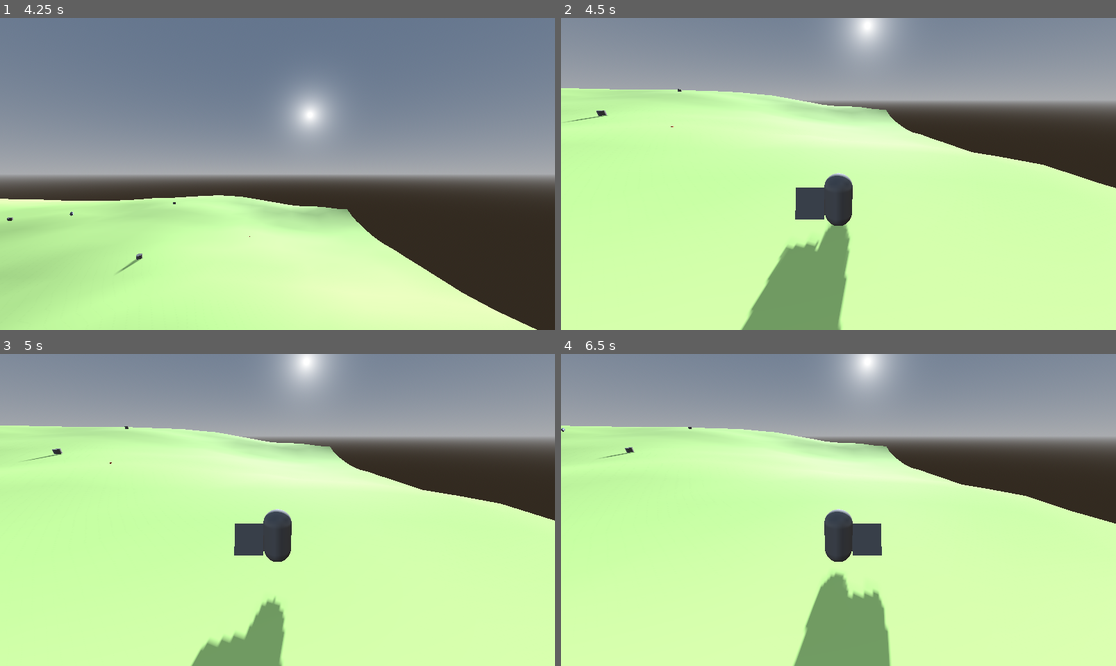
Above: before the commit, frames 1-4 (two rows, left to right).
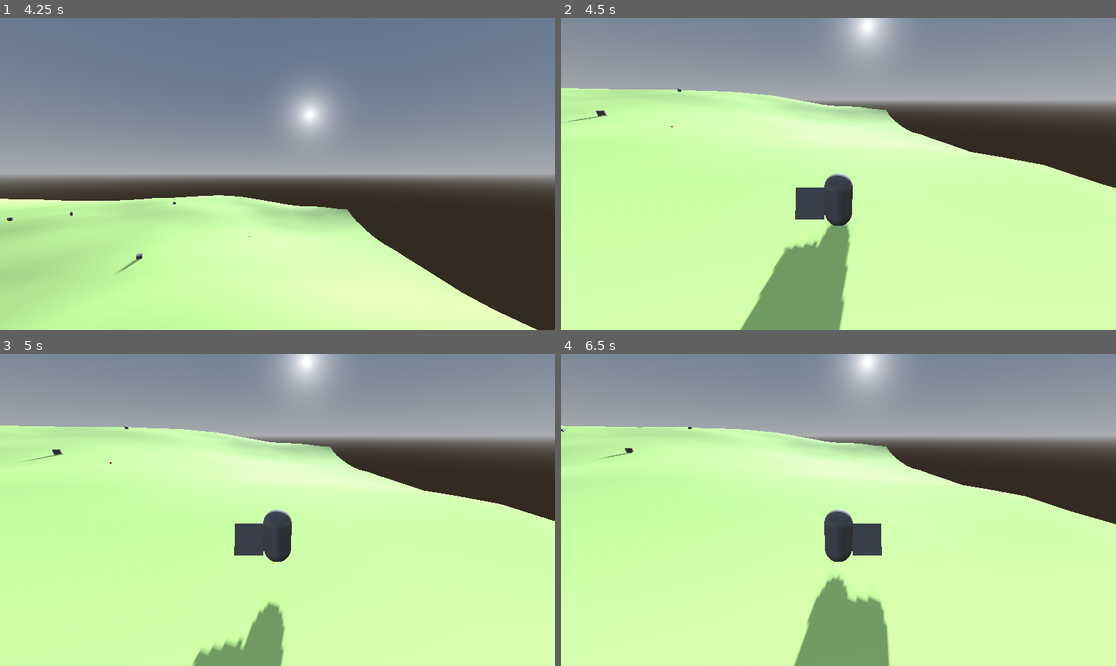
Above: after the commit, the same moments.

Repository: 6ixpoolgames/ProjectVibe
Game: Godot game, scene res://root.tscn
The game is run twice, just before and just after one commit, with the same random seed, the same clock (stepped at 60 frames per second) and the same inputs.
Inputs (mouse positions are in pixels of both pictures, inside the frame that each line leads up to):
- Up to frame 1 (4.25 s): tap Enter at 0.5, 2.75 s; move the mouse to (399, 158) at 0.52 s; hold D (move_right) 0.53-1.28 s; click (399, 158) at 0.6 s; tap Space (move_jump) at 0.77, 1.52, 2, 3.02, 3.5, 3.77 s; move the mouse to (166, 189) at 1.27 s; hold S (move_backward) 1.28-2.03 s; tap Middle mouse button (middleMouse_button) at 1.35 s; move the mouse to (333, 105) at 2.02 s; hold D (move_right) 2.03-2.78 s; hold Shift (move_sprint) 2.03-2.78 s; move the mouse to (249, 236) at 2.77 s; hold W (move_forward) 2.78-3.53 s; tap Mouse wheel down (scrollWheel_down) at 2.85 s; move the mouse to (444, 220) at 3.52 s; hold A (move_left) from 3.53 s (still down); tap Mouse wheel up (scrollWheel_up) at 3.6 s
- Up to frame 2 (4.5 s): keep holding A (move_left); tap Enter at 4.25 s; move the mouse to (672, 127) at 4.27 s; tap Q at 4.35 s
- Up to frame 3 (5 s): keep holding A (move_left); tap Space (move_jump) at 4.52 s
- Up to frame 4 (6.5 s): move the mouse to (866, 510) at 5.02 s; release A (move_left) at 5.03 s; hold S (move_backward) 5.03-5.78 s; click (866, 510) at 5.1 s; move the mouse to (755, 432) at 5.77 s; hold D (move_right) from 5.78 s (still down); tap Middle mouse button (middleMouse_button) at 5.85 s; tap Space (move_jump) at 6.02 s

Frame 1 is identical in both runs. In frame 2, 0.3% of the frame differs, in the area x 6-100%, y 22-100%; in frame 3, 0.5%, in the area x 3-100%, y 22-100%; in frame 4, 0.4%.

Commit message:
added unstuck functionality to the pawn. Some unfinished (but functional) signal stuff for collision in the pawn as well

Diff:
--- a/assets/scripts/CharacterPawn3D.gd
+++ b/assets/scripts/CharacterPawn3D.gd
@@ -19,6 +19,9 @@
 
 
 #model rotation variables
+@onready var currentYaw: float = self.rotation.y
+@onready var currentPitch: float = self.rotation.x
+@onready var currentTilt: float = self.rotation.z
 var targetYaw: float = 0
 var targetPitch: float = 0
 var targetTilt: float = 0
@@ -26,18 +29,26 @@
 var lastInputRotationPitch: float = targetPitch
 var lastInputRotationTilt: float = targetTilt
 
+var isReadyTrigger = false
 var activeCamera: Camera3D
 func _ready():
 	activeCamera = get_viewport().get_camera_3d()
 	activeCamera.connect("possession_event", _on_possession_event)
-	print(activeCamera)
+	var terrainCollision = $"../NavigationRegion3D/ProcGenTile/TerrainMesh"
+	terrainCollision.connect("terrain_collision_generated", _on_terrain_col_gen)
+	print("cam: ",activeCamera,"tC: ", terrainCollision)
+
 
 func _physics_process(delta: float) -> void:
+	#if isReadyTrigger == true:
+
 	printFuncRationalizer(90)
 	yaw_to_facing(delta)
 	apply_gravity(delta)
 	move_in_direction(moveDirection, delta)
 	move_and_slide()
+	is_stuck(delta)
+	unstucker()
 
 
 ## apply velocity for movement in a target direction of vector3.
@@ -73,7 +84,8 @@
 
 ##apply gravity every tick, with coyote time code. Possibly refactor this
 func apply_gravity(delta:float):
-	velocity.y -= gravity * gravity_multiplier * delta
+	if not is_on_floor():
+		velocity.y -= gravity * gravity_multiplier * delta
 
 ##gets a reference to the pawn's springArm3D. If null for some reason, returns a reference to self
 func get_camera_attachment_point():
@@ -86,7 +98,7 @@
 
 ##rotates character model to target facing with yaw
 func yaw_to_facing(delta: float)->void:
-	var currRot = CharacterModel.rotation.y
+	var currRot = currentYaw
 	lastInputRotationYaw = currRot
 	#target is movement direction if commanded, else is last input
 	if isCommandedMovement:
@@ -97,6 +109,7 @@
 	var dist = abs(wrapf(targetYaw - currRot, -PI, PI)) #wrap around angles
 	var wt = clamp((deg_to_rad(turn_speed_yaw) * delta) / dist, 0.0, 1.0) if dist > 0.001 else 1.0 # if statement to stop turn locking
 	#apply rotation
+	currentYaw = lerp_angle(currRot, targetYaw, wt)
 	CharacterModel.rotation.y = lerp_angle(currRot, targetYaw, wt)
 
 
@@ -120,7 +133,7 @@
 			for sub2Child in sub2Children.size():
 				if sub2Children[sub2Child] == activeCamera:
 					isPossessed = true
-	print("signal recieved ", isPossessed)
+	print("posses signal recieved ", isPossessed)
 
 
 var printTimer: int = -1
@@ -134,3 +147,50 @@
 	else:
 		printTimer = printTime
 		goPrint = true
+
+var terColRef: CollisionShape3D
+func _on_terrain_col_gen(terCol):
+	terColRef = terCol
+	print("TCG signal recieved", terCol)
+	return terCol
+
+
+@onready var lastPos = global_position
+var stuckTimer:float = 1.2 #seconds stuck before being considered stuck
+var stuckTime = stuckTimer
+var isStuck = false
+##function to check if pawn has not moved despite being issued a movement command
+func is_stuck(delta)->void:
+	if isCommandedMovement:
+		stuckTime -= delta
+	else:
+		stuckTime = stuckTimer
+	if lastPos == global_position and isCommandedMovement and stuckTime <=0 and not is_on_floor():
+		isStuck = true
+		print("stuck!")
+	else:
+		lastPos = global_position
+		isStuck = false
+
+func unstucker()->void:
+	if isStuck:
+		for col in get_slide_collision_count() -1:
+			if not get_slide_collision(col) == terColRef:
+				var collision = get_slide_collision(col)
+				var normal = collision.get_normal()
+		# Nudge slightly away from the collision
+				position += normal * 0.01  # Small push to unstick
+				print("nudge ", collision)
+	"""
+	var horizontalVelocity = Vector2(velocity.x, velocity.z)
+	if horizontalVelocity.length() > 0 and get_slide_collision_count() > 0 and isCommandedMovement:
+		for col in get_slide_collision_count() -1:
+			if not get_slide_collision(col) == terColRef:
+				var collision = get_slide_collision(col)
+				var normal = collision.get_normal()
+		# Nudge slightly away from the collision
+				position += normal * 0.01  # Small push to unstick
+				print("nudge ", normal)
+		move_and_slide()  # Retry movement
+		#print("unstuck! [vel =",velocity,"]")
+	"""
--- a/assets/scripts/PlayerMovementController.gd
+++ b/assets/scripts/PlayerMovementController.gd
@@ -59,6 +59,7 @@
 	#print("canJump?: ", canJump, " cTmr: ", coyoteTimer, " jTmr: ", jumpTimer)
 	if Input.is_action_just_pressed("move_jump") and canJump:
 		velocity.y += jump_velocity
+
 		coyoteTimer = 0
 		jumpTimer = jump_cooldown
 		print("jump!")
@@ -75,8 +76,8 @@
 	if isPossessed and isCommandedMovement:
 		var cameraYawRotRads = springArmRef.rotation.y
 		newIDir = inputDirection.rotated(Vector3.UP,cameraYawRotRads)
-		if goPrint:
-			print("rotAdd: ", rad_to_deg(cameraYawRotRads), " mDir: ", moveDirection)
+		#if goPrint:
+			#print("rotAdd: ", rad_to_deg(cameraYawRotRads), " mDir: ", moveDirection)
 	else:
 		newIDir = iDir
 	return newIDir
--- a/assets/scripts/procgen_tile.gd
+++ b/assets/scripts/procgen_tile.gd
@@ -1,5 +1,7 @@
 @tool
 extends MeshInstance3D
+
+signal terrain_collision_generated(terrainCollision)
 
 @export var generate: bool = false:
 	set(value):
@@ -37,6 +39,7 @@
 var genMesh:ArrayMesh
 var isThereTerrain: bool = false
 
+var isReadyTrigger = false
 func _ready():
 	#if isThereTerrain == false:
 	#	generate_terrain()
@@ -58,6 +61,9 @@
 	terrainCollision.shape = collisionShape
 	print(terrainCollision)
 	print(collisionShape)
+	emit_signal("terrain_collision_generated", terrainCollision)
+	print("TCG signal emitted")
+
 
 func generate_noise():
 	# Apply exported noise settings
--- a/project.godot
+++ b/project.godot
@@ -68,6 +68,11 @@
 ]
 }
 
+[physics]
+
+jolt_physics_3d/simulation/penetration_slop=0.04
+jolt_physics_3d/queries/use_enhanced_internal_edge_removal=true
+
 [rendering]
 
 lights_and_shadows/directional_shadow/soft_shadow_filter_quality=3
--- a/root.tscn
+++ b/root.tscn
@@ -67,6 +67,15 @@
 
 [node name="WorldEnvironment" type="WorldEnvironment" parent="."]
 environment = SubResource("Environment_vvh5c")
+
+[node name="CharacterPawn3D" parent="." instance=ExtResource("4_jnlp7")]
+transform = Transform3D(1, 0, 0, 0, 1, 0, 0, 0, 1, 0, 5, 0)
+script = ExtResource("5_vyht1")
+sprint_multiplier = 2.5
+jump_deceleration_multiplier = 0.4
+jump_cooldown = 0.3334
+coyote_time = 0.1125
+metadata/_edit_group_ = true
 
 [node name="NavigationRegion3D" type="NavigationRegion3D" parent="."]
 transform = Transform3D(1, 0, 0, 0, 1, 0, 0, 0, 1, -36.4764, 0.15818, -41.9288)
@@ -143,19 +152,10 @@
 [node name="Column2" parent="NavigationRegion3D" instance=ExtResource("4_28aoi")]
 transform = Transform3D(1, 0, 0, 0, 1, 0, 0, 0, 1, -25.2795, -2.25471, -10.9616)
 
-[node name="CharacterPawn3D" parent="." instance=ExtResource("4_jnlp7")]
-transform = Transform3D(1, 0, 0, 0, 1, 0, 0, 0, 1, 0, 5, 0)
-script = ExtResource("5_vyht1")
-sprint_multiplier = 2.5
-jump_deceleration_multiplier = 0.4
-jump_cooldown = 0.3334
-coyote_time = 0.1125
-metadata/_edit_group_ = true
-
 [node name="PlayerCamera3D" parent="." instance=ExtResource("6_l8v81")]
 transform = Transform3D(1, 0, 0, 0, 1, 0, 0, 0, 1, 2, 4, 10)
 script = ExtResource("7_vyht1")
 speed = 10.0
 
+[editable path="CharacterPawn3D"]
 [editable path="NavigationRegion3D/ProcGenTile"]
-[editable path="CharacterPawn3D"]
Not shown: 1 places in root.tscn that only renumber resources
